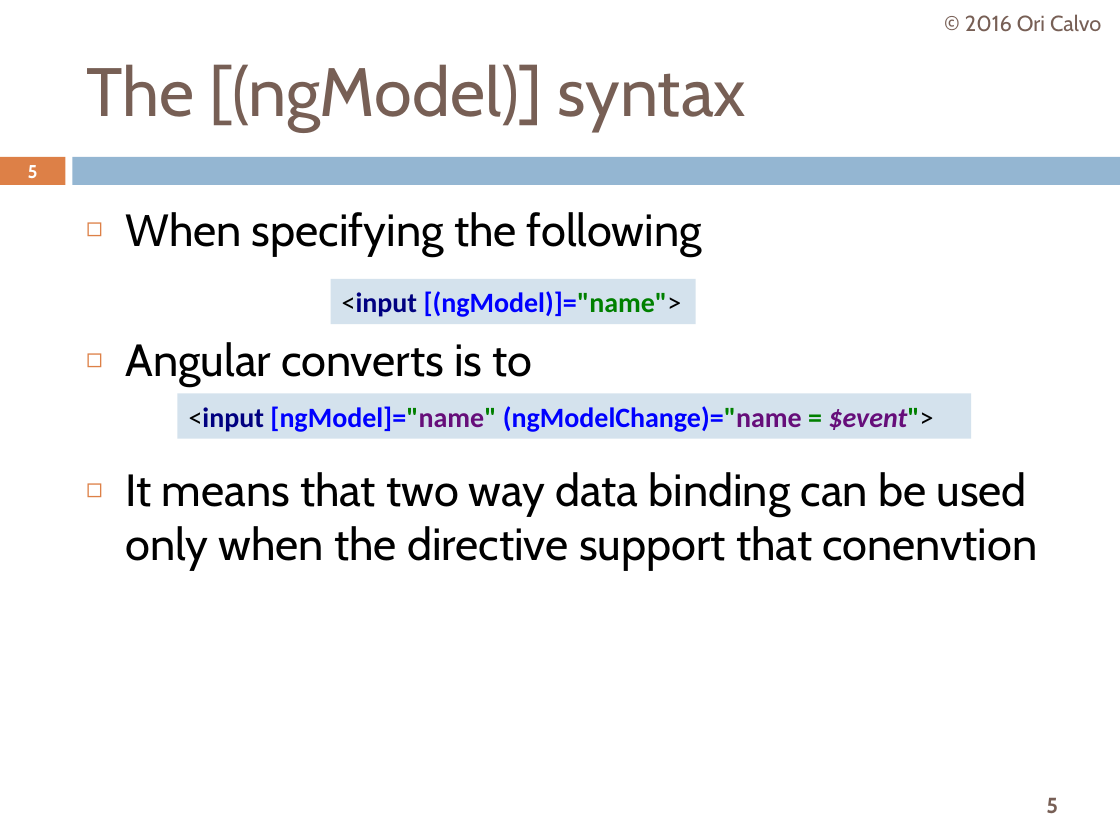
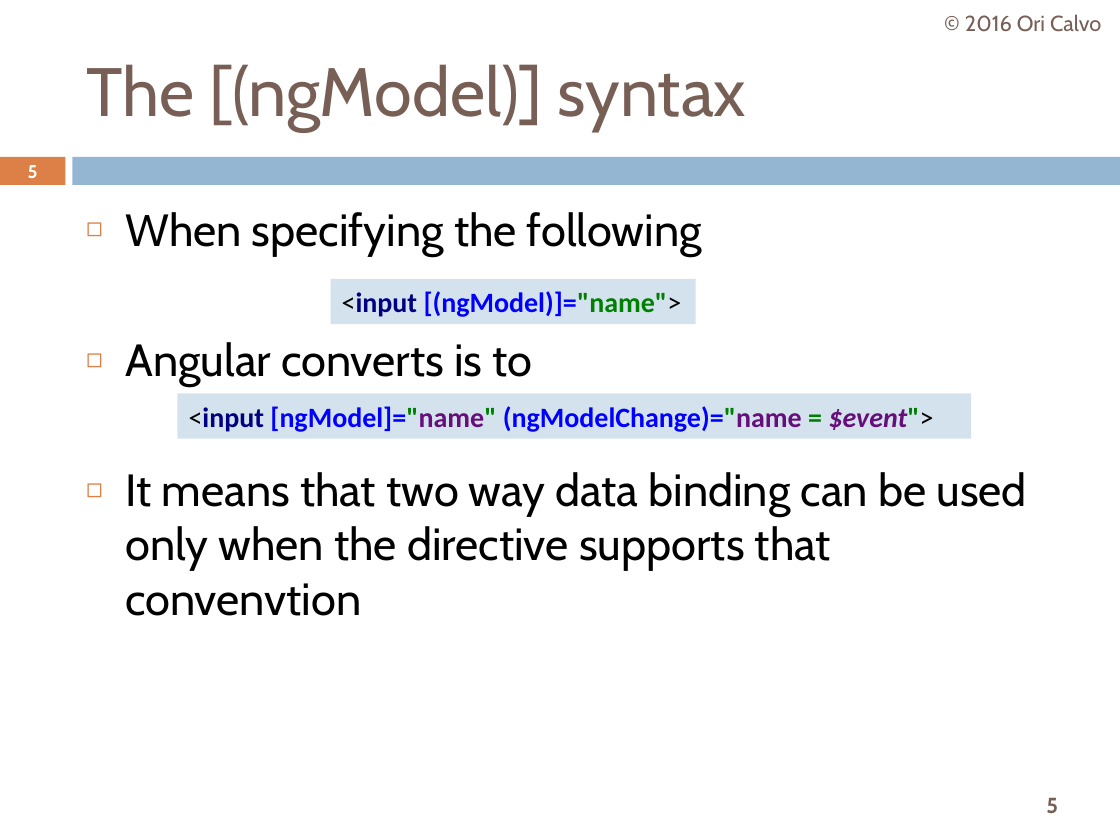
Before and after one commit to oricalvo/course-angular, a slide deck: slide 5 of PPTs/08 Forms.pptx. Drawn at 1120x840 pixels with LibreOffice and Linux fonts; fonts in the diff are those of the drawing. Boxes give left, top, right and bottom in pixels: in the first picture for what was removed or moved away, otherwise in the second. Text is boxed around its words. In the diff, an @@ line names an element or a change of style, - is before the commit and + after.

```diff
--- a/PPTs/08 Forms.pptx
+++ b/PPTs/08 Forms.pptx
@@ text at box(125, 472, 1027, 616): text changed @@
-◻ It means that two way data binding can be used only when the directive support that conenvtion
+◻ It means that two way data binding can be used only when the directive supports that convenvtion
```
Also in this commit, not shown: 10 other slides changed, 1 slide added, 2 other files.
